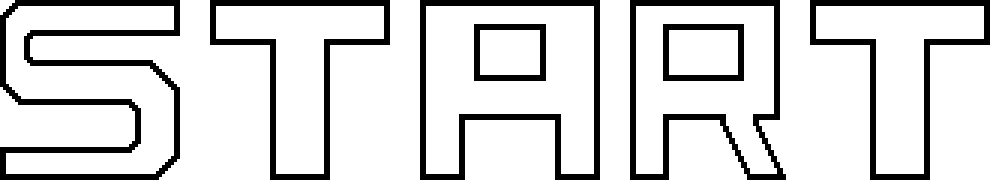
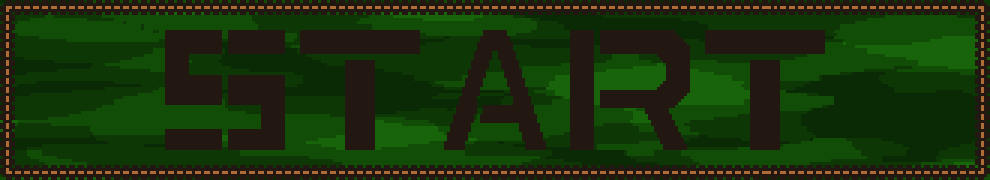
Layer changes from the first 990×180 image to the second:
painted on "start.png" over [0,0,990,180]
added layer "frame" above "Visível" over [6,6,984,174]
